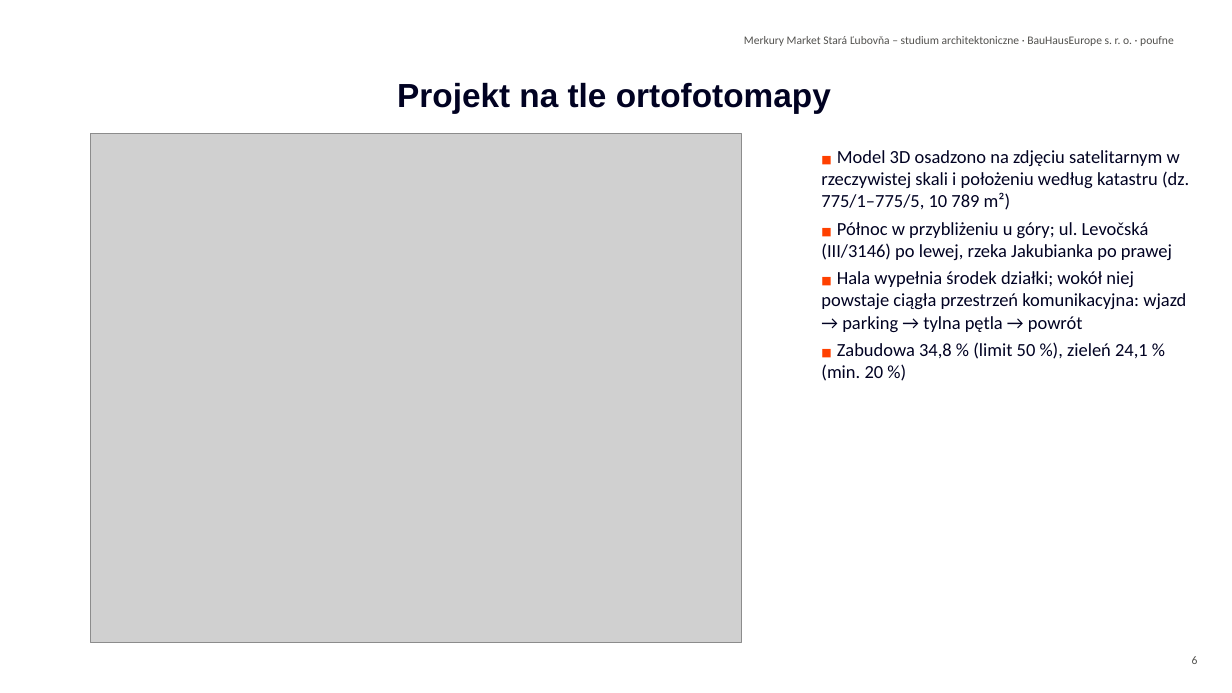
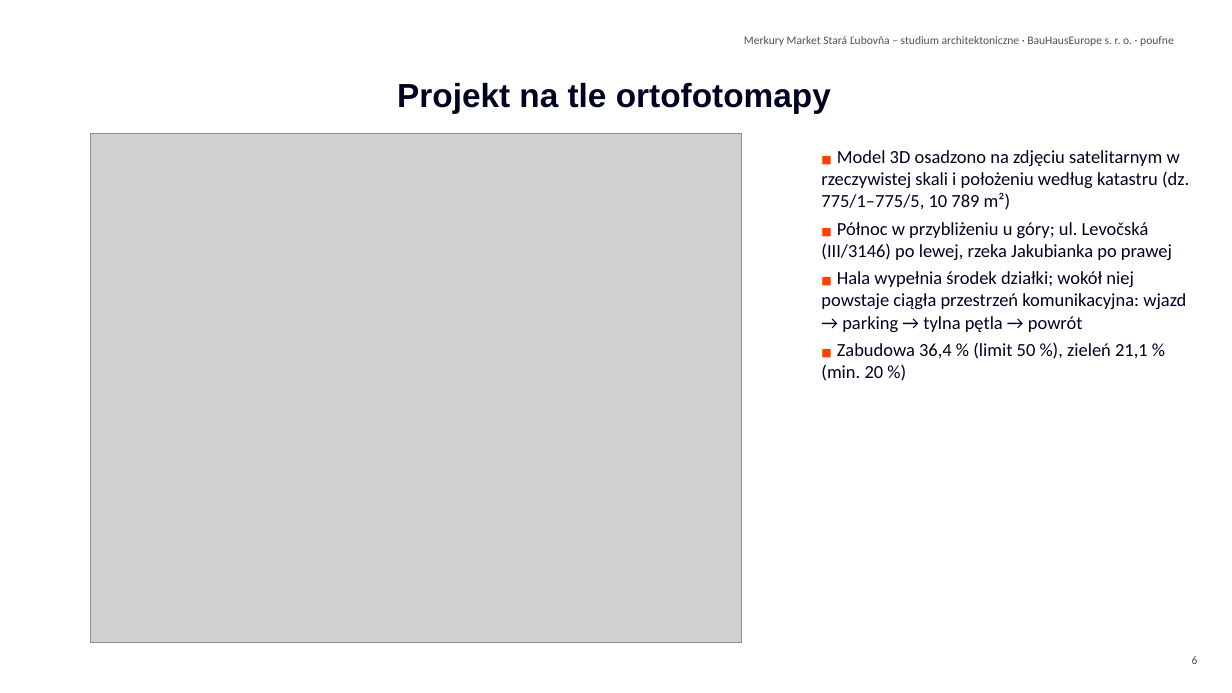
Before and after one commit to Lubo585/Lubo585, a slide deck: slide 6 of business-plan/studia-merkury-market/variant-B-sanacia/Merkury_Market_Stara_Lubovna_wariant_B_modernizacja_dobudowa_PL.pptx. Drawn at 1232x693 pixels with LibreOffice and Linux fonts; fonts in the diff are those of the drawing; grey boxes stand for pictures; background and template pictures are left out. Boxes give left, top, right and bottom in pixels: in the first picture for what was removed or moved away, otherwise in the second. Text is boxed around its words. In the diff, an @@ line names an element or a change of style, - is before the commit and + after.

```diff
--- a/business-plan/studia-merkury-market/variant-B-sanacia/Merkury_Market_Stara_Lubovna_wariant_B_modernizacja_dobudowa_PL.pptx
+++ b/business-plan/studia-merkury-market/variant-B-sanacia/Merkury_Market_Stara_Lubovna_wariant_B_modernizacja_dobudowa_PL.pptx
@@ text at (x1=821, y1=342, x2=1148, y2=381): text changed @@
-■ Zabudowa 34,8 % (limit 50 %), zieleń 24,1 % (min. 20 %)
+■ Zabudowa 36,4 % (limit 50 %), zieleń 21,1 % (min. 20 %)
```
Also in this commit, not shown: 19 other slides changed, 1 slide added, 26 other files.
